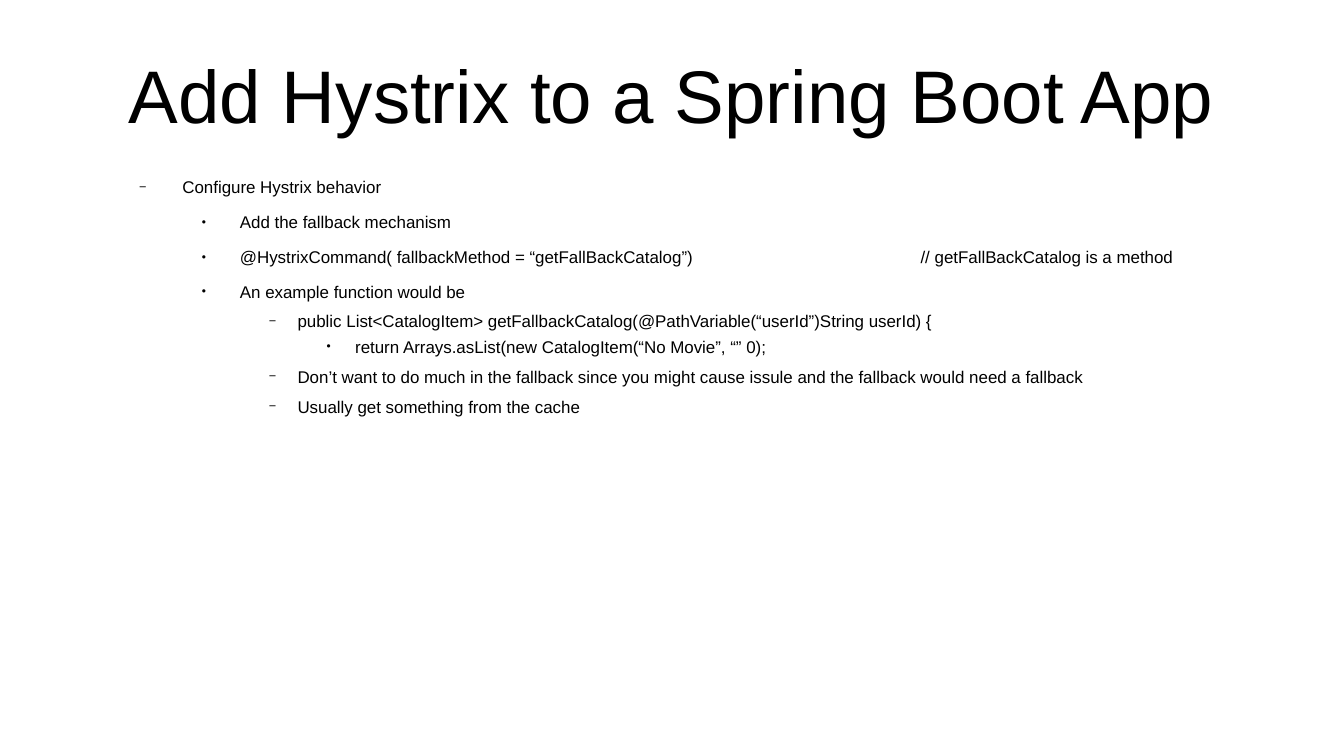
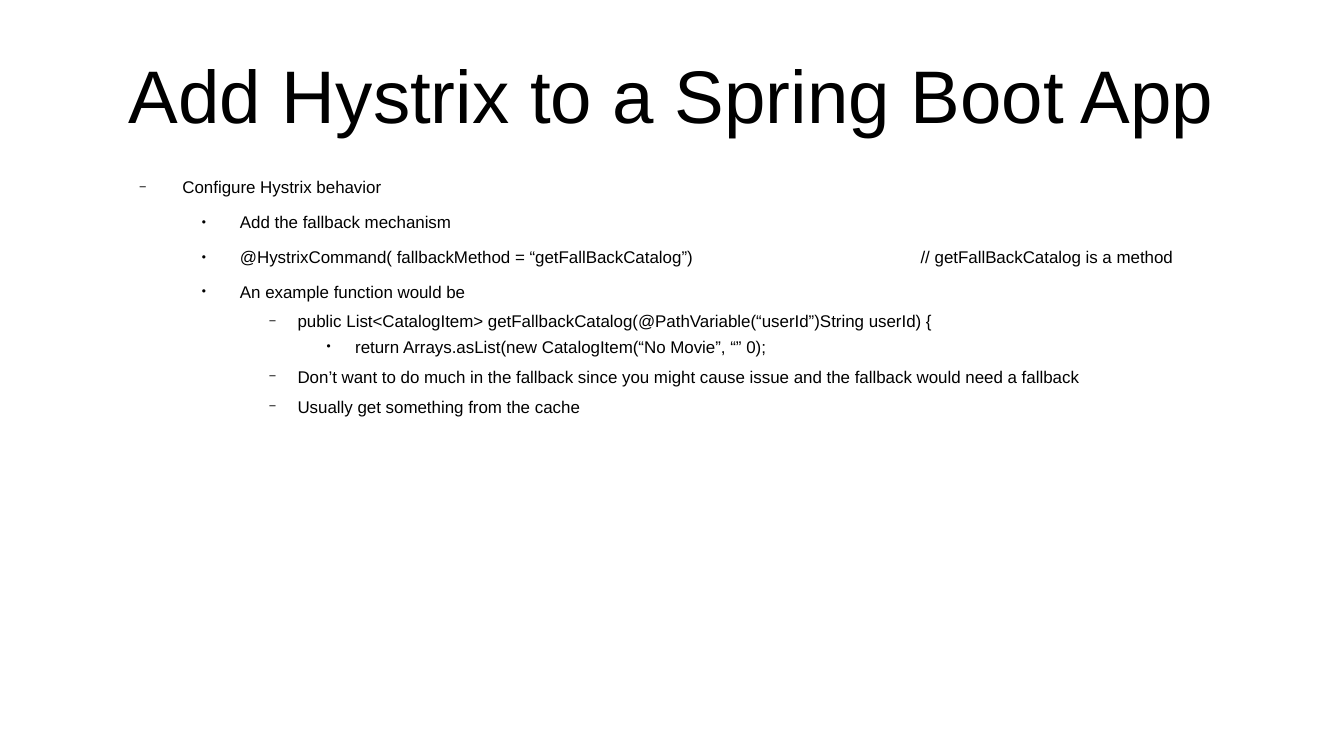
Before and after one commit to CharlesStockman/notesFromCourses, a slide deck: slide 34 of java/spring/Microservices/Spring Boot Microservices Level 1-3.odp. Drawn at 1344x756 pixels with LibreOffice and Linux fonts; fonts in the diff are those of the drawing. Boxes give left, top, right and bottom in pixels: in the first picture for what was removed or moved away, otherwise in the second. Text is boxed around its words. In the diff, an @@ line names an element or a change of style, - is before the commit and + after.

```diff
--- a/java/spring/Microservices/Spring Boot Microservices Level 1-3.odp
+++ b/java/spring/Microservices/Spring Boot Microservices Level 1-3.odp
@@ text at [298, 370, 1079, 387]: text changed @@
-      − Don’t want to do much in the fallback since you might cause issule and the fallback would need a fallback
+      − Don’t want to do much in the fallback since you might cause issue and the fallback would need a fallback
```
Also in this commit, not shown: 7 other slides changed, 31 other files.
